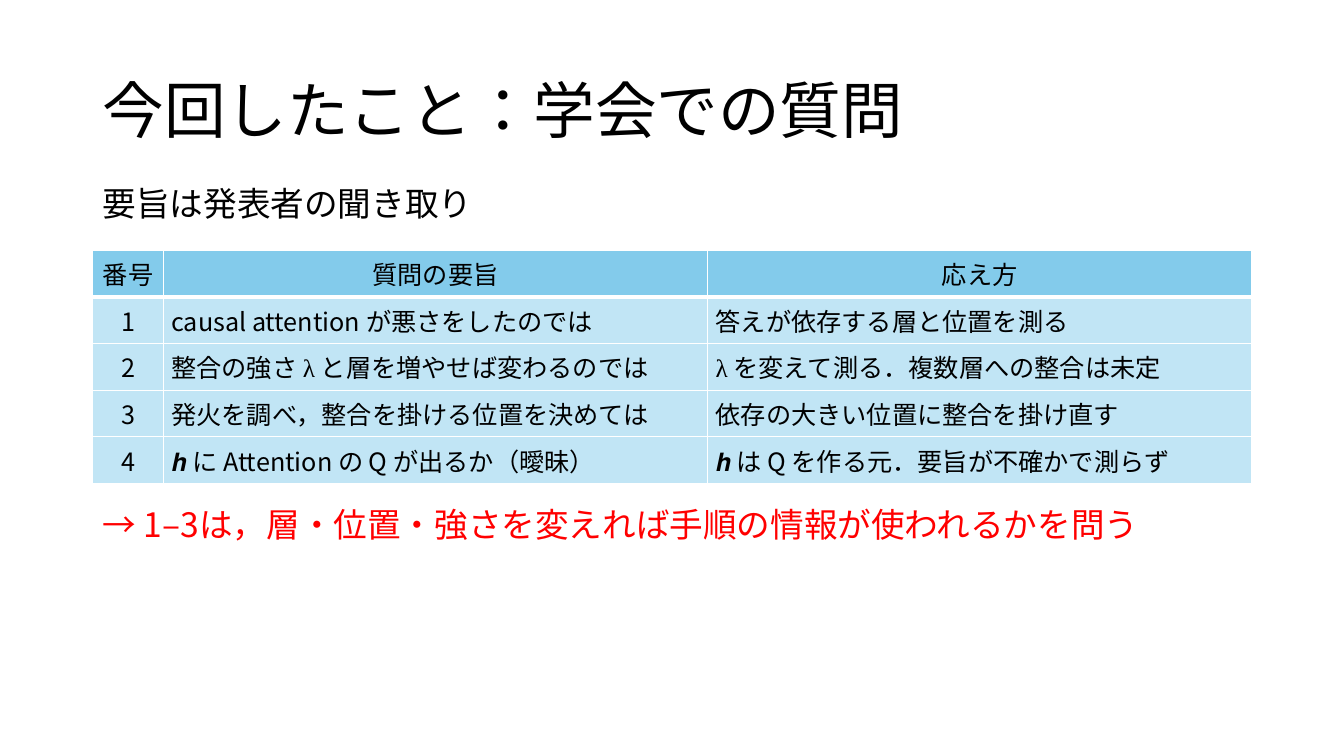
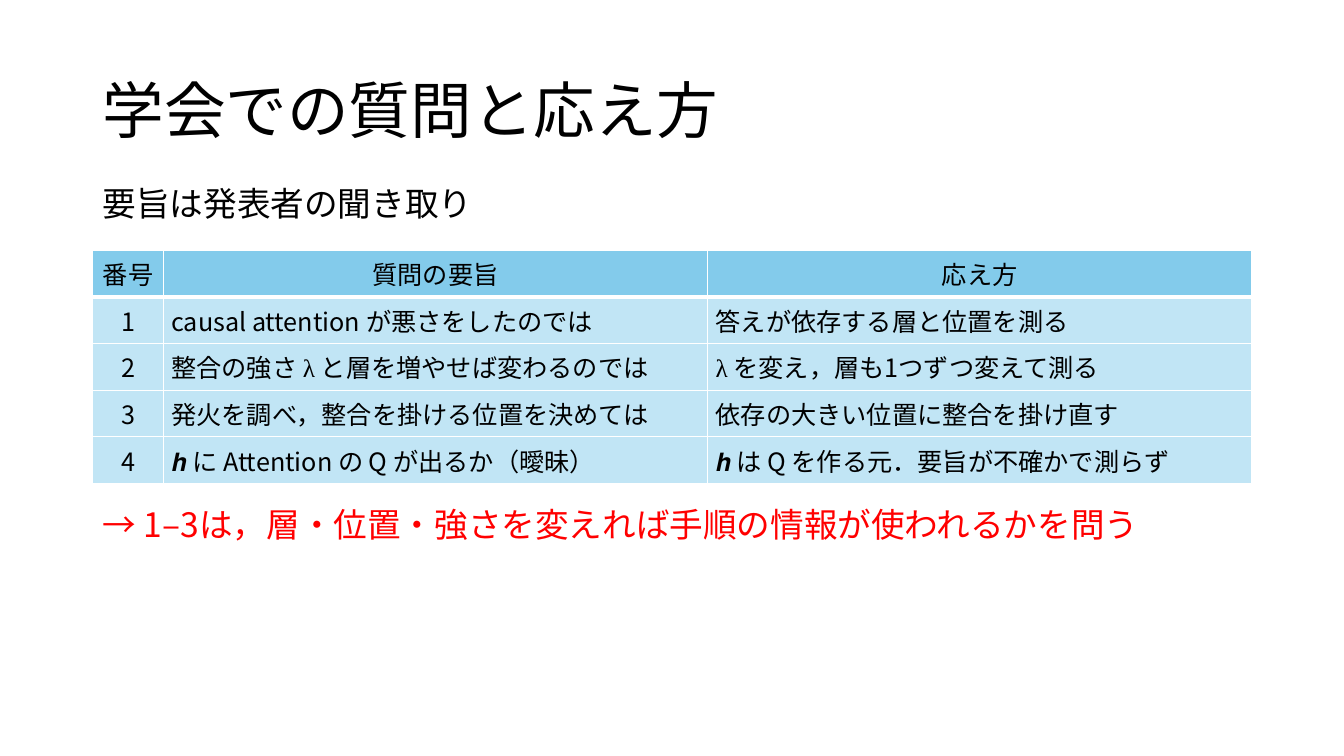
Before and after one commit to tomoking2004/taskalign, a slide deck: slide 3 of presentations/20261127_進捗報告.pptx (slide 2 before the commit). Drawn at 1344x756 pixels with LibreOffice and Linux fonts; fonts in the diff are those of the drawing. Boxes give left, top, right and bottom in pixels: in the first picture for what was removed or moved away, otherwise in the second. Text is boxed around its words. In the diff, an @@ line names an element or a change of style, - is before the commit and + after.

```diff
--- a/presentations/20261127_進捗報告.pptx
+++ b/presentations/20261127_進捗報告.pptx
@@ title at (102,81,718,138): text changed @@
-今回したこと：学会での質問
+学会での質問と応え方
@@ table at (93,250,1252,480) @@
-row 3, column 3: λ を変えて測る．複数層への整合は未定
+row 3, column 3: λ を変え，層も1つずつ変えて測る
```
Also in this commit, not shown: 10 other slides changed, 3 slides added, 2 other files.
